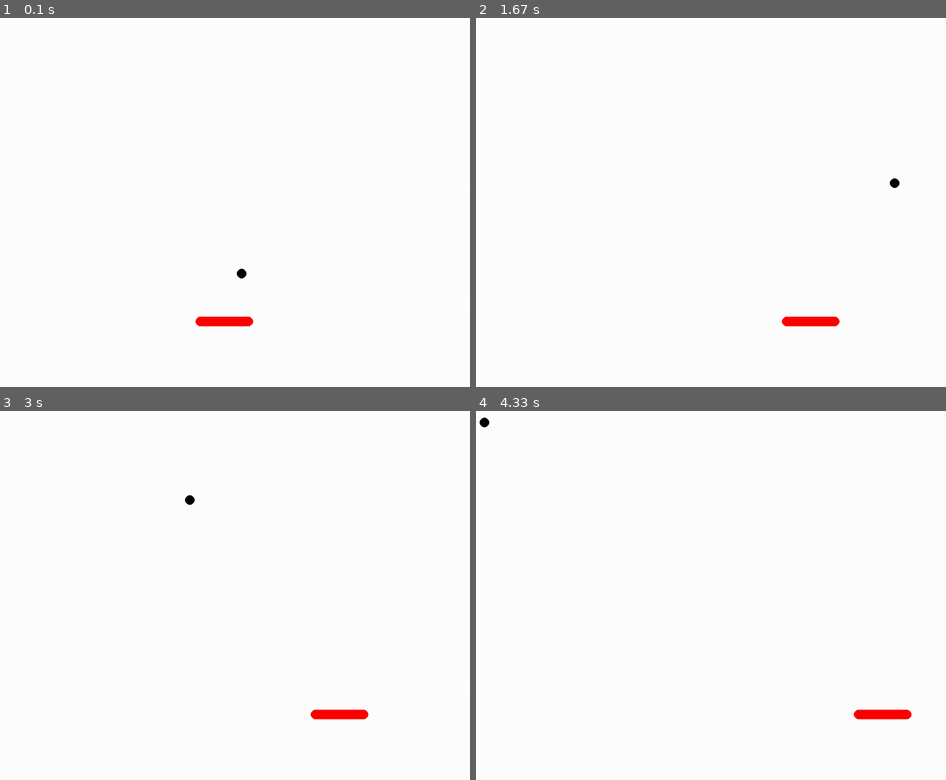
Above: before the commit, frames 1-4 (two rows, left to right).
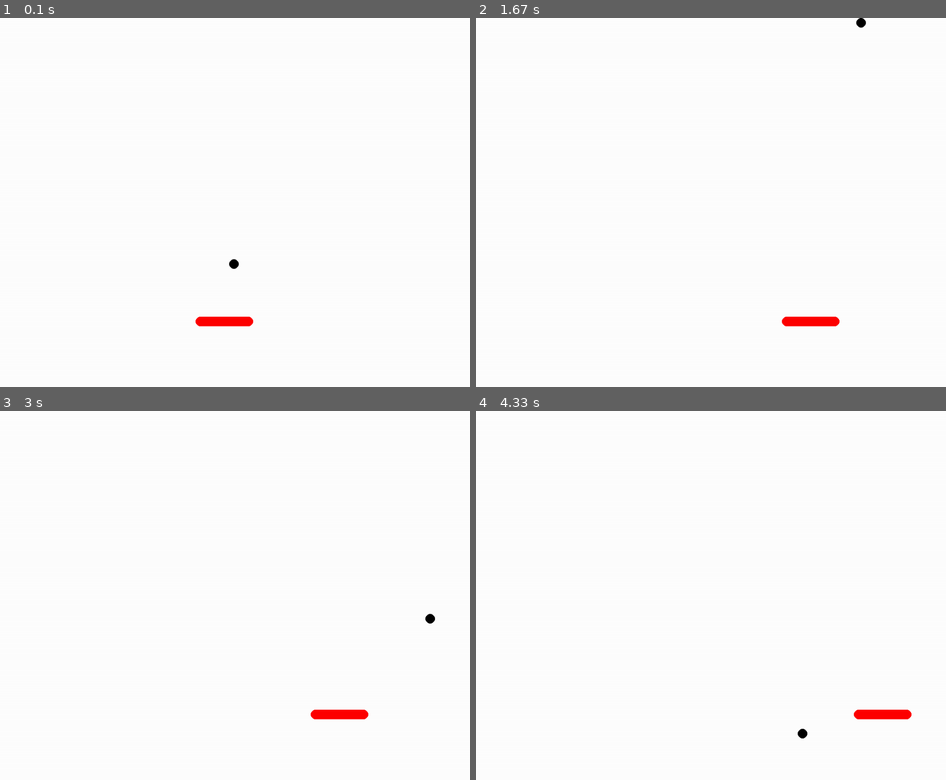
Above: after the commit, the same moments.

Repository: MacAndKaj/Paranoid
Game: pygame game, started from Main.py
The game is run twice, just before and just after one commit, with the same random seed, the same clock (stepped at 60 frames per second) and the same inputs.
Inputs:
- Up to frame 1 (0.1 s): no input
- Up to frame 2 (1.67 s): hold Right 0.33-0.8 s; hold Right 0.83-1.3 s; hold Left from 1.33 s (still down)
- Up to frame 3 (3 s): release Left at 1.87 s; hold Left 1.9-2.3 s; hold Right 2.33-2.97 s
- Up to frame 4 (4.33 s): hold Left 3-3.47 s; hold Right 3.5-3.97 s; hold Right from 4 s (still down)

The runs differ from the first frame. In frame 1, less than 0.1% of the frame differs, in the area x 48-53%, y 65-71%; in frame 2, less than 0.1%; in frame 3, less than 0.1%; in frame 4, less than 0.1%.

Commit message:
fizyka kulki

Diff:
--- a/Ball.py
+++ b/Ball.py
@@ -5,34 +5,33 @@
 
 
 class Ball(object):
-    position = [int(0.5 * SIZEX), int(0.7 * SIZEY)]
-    prevposition = [int(0.5 * SIZEX), int(0.7 * SIZEY)]
+    position = [int(0.5 * SCREEN_WIDTH), int(0.7 * SCREEN_HEIGHT)]
     radius = 10
     step = 10
-    direction = -20  # degrees
+    angleOfDirection = -60  # degrees
 
     def __init__(self) -> None:
         self.Rectangle = Rect(self.position, (self.radius, self.radius))
 
     def __setPosition(self):
-        self.position[0] += int(self.step * cos(radians(self.direction)))
-        self.position[1] += int(self.step * sin(radians(self.direction)))
+        self.position[0] += int(self.step * cos(radians(self.angleOfDirection)))
+        self.position[1] += int(self.step * sin(radians(self.angleOfDirection)))
 
     def __borders(self):
-        if self.position[0] >= SIZEX - self.radius:
-            self.direction = 180-self.direction
+        if self.position[0] >= SCREEN_WIDTH - self.radius:
+            self.angleOfDirection = STRAIGHT_ANGLE - self.angleOfDirection
         elif self.position[0] <= self.radius:
-            self.direction = 180-self.direction
-        elif self.position[1] >= SIZEY - self.radius:
-            print(self.direction, '3')
-            self.direction = (0-self.direction)
+            self.angleOfDirection = STRAIGHT_ANGLE - self.angleOfDirection
+        elif self.position[1] >= SCREEN_HEIGHT - self.radius:
+            print(self.angleOfDirection, '3')
+            self.angleOfDirection = -self.angleOfDirection
         elif self.position[1] <= self.radius:
-            print(self.direction, '4')
-            self.direction = (0-self.direction)
+            print(self.angleOfDirection, '4')
+            self.angleOfDirection = -self.angleOfDirection
 
     def __handleDirection(self,obstacles):
-        if SIZEX - self.radius > self.position[0] > self.radius and \
-                SIZEY - self.radius > self.position[1] > self.radius:
+        if SCREEN_WIDTH - self.radius > self.position[0] > self.radius and \
+                SCREEN_HEIGHT - self.radius > self.position[1] > self.radius:
             self.__setPosition()
         else:
             self.__borders()
--- a/Consts.py
+++ b/Consts.py
@@ -1,2 +1,4 @@
-SIZEX = 1024
-SIZEY = 780
+SCREEN_WIDTH = 1024
+SCREEN_HEIGHT = 780
+STRAIGHT_ANGLE = 180
+ZERO_ANGLE = 0
--- a/Desk.py
+++ b/Desk.py
@@ -4,7 +4,7 @@
 
 class Desk(object):
     direction = dict(RIGHT=False, LEFT=False)
-    position = [int(0.5*SIZEX-50), int(0.8*SIZEY)]
+    position = [int(0.5 * SCREEN_WIDTH - 50), int(0.8 * SCREEN_HEIGHT)]
     size = (100, 20)
 
     def __init__(self) -> None:
@@ -20,7 +20,7 @@
             if not self.position[0] < 0:
                 self.position[0] -= 10
         if self.direction['RIGHT'] and not self.direction['LEFT']:
-            if not self.position[0] > SIZEX-self.size[0]:
+            if not self.position[0] > SCREEN_WIDTH - self.size[0]:
                 self.position[0] += 10
 
     def __setDir(self, keys: dict):
--- a/Main.py
+++ b/Main.py
@@ -8,7 +8,7 @@
 from Consts import *
 
 pygame.init()
-screen = pygame.display.set_mode((SIZEX, SIZEY))
+screen = pygame.display.set_mode((SCREEN_WIDTH, SCREEN_HEIGHT))
 pygame.display.set_caption("Moja gra", "Gra")
 Done: bool = False
 paranoid = Desk()
